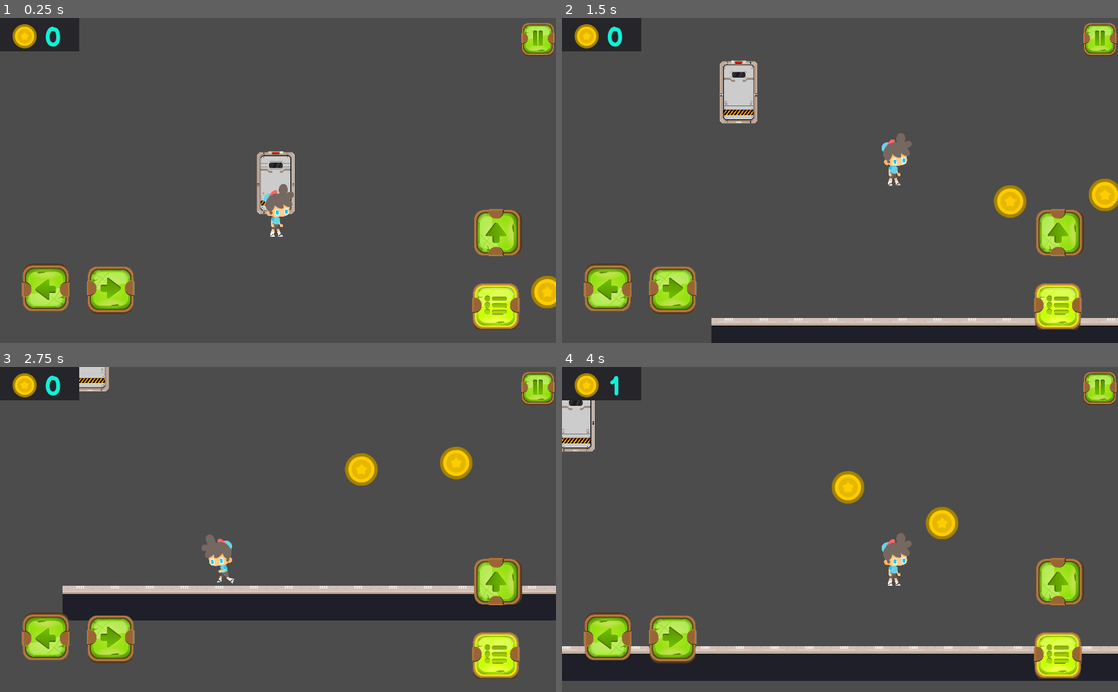
Above: before the commit, frames 1-4 (two rows, left to right).
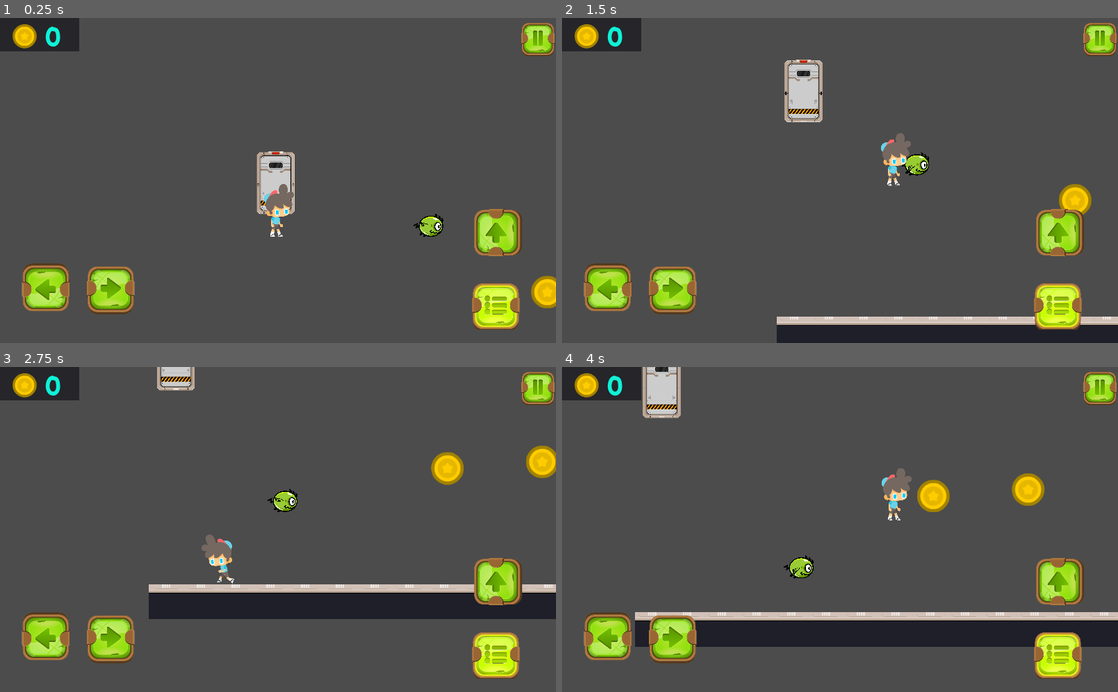
Above: after the commit, the same moments.

Repository: Sarath191181208/Covid-19
Game: Godot game, scene res://scenes/leve3.tscn
Same seed, same stepped clock (60 frames per second), same inputs: the game is played once before the commit and once after it. This scene is started directly instead of the project's main scene.
Inputs:
- Up to frame 1 (0.25 s): no input
- Up to frame 2 (1.5 s): hold D (right) from 0.53 s (still down); tap Shift (fire) at 0.6, 1.35 s; tap Up (jump) at 0.77 s
- Up to frame 3 (2.75 s): tap Up (jump) at 1.52 s; release D (right) at 2.03 s; hold A (left) from 2.03 s (still down); tap Shift (fire) at 2.1 s
- Up to frame 4 (4 s): release A (left) at 2.78 s; hold D (right) from 2.78 s (still down); tap Shift (fire) at 2.85, 3.6 s; tap Up (jump) at 3.02, 3.77 s

The runs differ from the first frame. In frame 1, 0.2% of the frame differs, in the area x 74-80%, y 60-68%; in frame 2, 5.9%; in frame 3, 5.5%; in frame 4, 22%, in the area x 0-100%, y 0-97%.

Commit message:
added a lot of things

Diff:
--- /dev/null
+++ b/Assets/Animations/follow_rocket.tres
@@ -0,0 +1,42 @@
+[gd_resource type="SpriteFrames" load_steps=23 format=2]
+
+[ext_resource path="res://Assets/png/tank/tile042.png" type="Texture" id=1]
+[ext_resource path="res://Assets/png/tank/tile048.png" type="Texture" id=2]
+[ext_resource path="res://Assets/png/tank/tile049.png" type="Texture" id=3]
+[ext_resource path="res://Assets/png/tank/tile041.png" type="Texture" id=4]
+[ext_resource path="res://Assets/png/tank/tile050.png" type="Texture" id=5]
+[ext_resource path="res://Assets/png/tank/tile051.png" type="Texture" id=6]
+[ext_resource path="res://Assets/png/tank/tile043.png" type="Texture" id=7]
+[ext_resource path="res://Assets/png/tank/tile045.png" type="Texture" id=8]
+[ext_resource path="res://Assets/png/tank/tile046.png" type="Texture" id=9]
+[ext_resource path="res://Assets/png/tank/tile044.png" type="Texture" id=10]
+[ext_resource path="res://Assets/png/tank/tile047.png" type="Texture" id=11]
+[ext_resource path="res://Assets/png/tank/tile054.png" type="Texture" id=12]
+[ext_resource path="res://Assets/png/tank/tile053.png" type="Texture" id=13]
+[ext_resource path="res://Assets/png/tank/tile052.png" type="Texture" id=14]
+[ext_resource path="res://Assets/png/tankDeath/tile004.png" type="Texture" id=15]
+[ext_resource path="res://Assets/png/tankDeath/tile006.png" type="Texture" id=16]
+[ext_resource path="res://Assets/png/tankDeath/tile007.png" type="Texture" id=17]
+[ext_resource path="res://Assets/png/tankDeath/tile010.png" type="Texture" id=18]
+[ext_resource path="res://Assets/png/tankDeath/tile003.png" type="Texture" id=19]
+[ext_resource path="res://Assets/png/tankDeath/tile008.png" type="Texture" id=20]
+[ext_resource path="res://Assets/png/tankDeath/tile009.png" type="Texture" id=21]
+[ext_resource path="res://Assets/png/tankDeath/tile011.png" type="Texture" id=22]
+
+[resource]
+animations = [ {
+"frames": [ ExtResource( 7 ), ExtResource( 10 ), ExtResource( 8 ), ExtResource( 9 ), ExtResource( 11 ), ExtResource( 2 ), ExtResource( 3 ), ExtResource( 5 ), ExtResource( 6 ), ExtResource( 14 ), ExtResource( 13 ), ExtResource( 12 ), ExtResource( 12 ), ExtResource( 13 ), ExtResource( 5 ), ExtResource( 6 ), ExtResource( 5 ), ExtResource( 3 ), ExtResource( 2 ), ExtResource( 11 ), ExtResource( 9 ), ExtResource( 8 ), ExtResource( 10 ), ExtResource( 7 ), ExtResource( 1 ), ExtResource( 4 ) ],
+"loop": true,
+"name": "idle",
+"speed": 5.0
+}, {
+"frames": [ ExtResource( 19 ), ExtResource( 15 ), ExtResource( 16 ), ExtResource( 17 ), ExtResource( 20 ), ExtResource( 21 ), ExtResource( 18 ), ExtResource( 22 ) ],
+"loop": true,
+"name": "death",
+"speed": 5.0
+}, {
+"frames": [ ExtResource( 3 ) ],
+"loop": true,
+"name": "fire",
+"speed": 5.0
+} ]
--- a/project.godot
+++ b/project.godot
@@ -26,7 +26,6 @@
 [display]
 
 window/size/borderless=true
-window/size/fullscreen=true
 window/size/always_on_top=true
 window/stretch/mode="2d"
 window/stretch/aspect="keep"
@@ -83,6 +82,7 @@
 2d_physics/layer_4="Tiles"
 2d_physics/layer_5="items"
 2d_physics/layer_6="attacks"
+2d_physics/layer_7="attackPlayer"
 
 [rendering]
 
--- a/scenes/attack.tscn
+++ b/scenes/attack.tscn
@@ -17,7 +17,7 @@
 [node name="Sprite" type="AnimatedSprite" parent="."]
 frames = ExtResource( 1 )
 animation = "fire"
-frame = 5
+frame = 3
 playing = true
 
 [node name="VisibilityNotifier2D" type="VisibilityNotifier2D" parent="."]
--- /dev/null
+++ b/scenes/attackPlayer.tscn
@@ -0,0 +1,10 @@
+[gd_scene load_steps=2 format=2]
+
+[ext_resource path="res://scenes/attack.tscn" type="PackedScene" id=1]
+
+[node name="attackPlayer" instance=ExtResource( 1 )]
+collision_layer = 64
+collision_mask = 2147483649
+
+[node name="Sprite" parent="." index="1"]
+frame = 5
--- a/scenes/changeScene.gd
+++ b/scenes/changeScene.gd
@@ -1,8 +1,9 @@
 extends Area2D
 
 
+# warning-ignore:unused_argument
 func _on_changeScene_body_entered(body):
+# warning-ignore:return_value_discarded
 	get_tree().change_scene("res://scenes/leve"+str(int(get_tree().current_scene.name)+1) + ".tscn")
-	print("res://scenes/"+str(int(get_tree().current_scene.name)+1) + ".tscn")
 	if Global.unlocked_levels < int(get_tree().current_scene.name)+1 :
 		Global.unlocked_levels += 1
--- a/scenes/enemy.tscn
+++ b/scenes/enemy.tscn
@@ -18,6 +18,7 @@
 scale = Vector2( 0.2, 0.2 )
 frames = ExtResource( 1 )
 animation = "idle"
+frame = 5
 playing = true
 flip_h = true
 
@@ -28,7 +29,7 @@
 [node name="detecting_range" type="Area2D" parent="."]
 modulate = Color( 0.87451, 0.0117647, 0.658824, 1 )
 self_modulate = Color( 0.258824, 0.835294, 0.141176, 1 )
-collision_layer = 0
+collision_layer = 2
 
 [node name="CollisionShape2D" type="CollisionShape2D" parent="detecting_range"]
 modulate = Color( 0.0649147, 0.929688, 0.0581055, 1 )
--- /dev/null
+++ b/scenes/follow_rocket.tscn
@@ -0,0 +1,60 @@
+[gd_scene load_steps=6 format=2]
+
+[ext_resource path="res://scripts/follow_rocket.gd" type="Script" id=1]
+[ext_resource path="res://Assets/Animations/follow_rocket.tres" type="SpriteFrames" id=2]
+
+[sub_resource type="RectangleShape2D" id=1]
+extents = Vector2( 3.09896, 17.2785 )
+
+[sub_resource type="RectangleShape2D" id=4]
+extents = Vector2( 170.024, 24.6947 )
+
+[sub_resource type="RectangleShape2D" id=3]
+extents = Vector2( 19.2001, 19.9271 )
+
+[node name="follow_rocket" type="KinematicBody2D"]
+scale = Vector2( 2, 2 )
+collision_layer = 4
+collision_mask = 33
+script = ExtResource( 1 )
+
+[node name="collissioinshape" type="CollisionShape2D" parent="."]
+scale = Vector2( 0.3, 1 )
+shape = SubResource( 1 )
+
+[node name="attackRange" type="Area2D" parent="."]
+collision_layer = 2
+
+[node name="range" type="CollisionShape2D" parent="attackRange"]
+position = Vector2( -158.193, 0.529732 )
+shape = SubResource( 4 )
+
+[node name="Sprite" type="AnimatedSprite" parent="."]
+frames = ExtResource( 2 )
+animation = "idle"
+frame = 18
+playing = true
+
+[node name="Position2D" type="Position2D" parent="."]
+position = Vector2( -33.7277, -9.16059 )
+rotation = -0.00508982
+
+[node name="Timer" type="Timer" parent="."]
+wait_time = 2.0
+autostart = true
+
+[node name="death_range" type="Area2D" parent="."]
+collision_layer = 2
+
+[node name="CollisionShape2D" type="CollisionShape2D" parent="death_range"]
+position = Vector2( -5.2973, 3.70812 )
+shape = SubResource( 3 )
+
+[node name="timer" type="Timer" parent="."]
+
+[node name="Timer2" type="Timer" parent="."]
+[connection signal="body_entered" from="attackRange" to="." method="_on_attackRange_body_entered"]
+[connection signal="body_exited" from="attackRange" to="." method="_on_attackRange_body_exited"]
+[connection signal="timeout" from="Timer" to="." method="_on_Timer_timeout"]
+[connection signal="body_entered" from="death_range" to="." method="_on_death_range_body_entered"]
+[connection signal="timeout" from="Timer2" to="." method="_on_Timer2_timeout"]
--- a/scenes/leve3.tscn
+++ b/scenes/leve3.tscn
@@ -1,17 +1,46 @@
-[gd_scene load_steps=2 format=2]
+[gd_scene load_steps=5 format=2]
 
 [ext_resource path="res://scenes/leve1.tscn" type="PackedScene" id=1]
+[ext_resource path="res://scenes/follow_rocket.tscn" type="PackedScene" id=2]
+[ext_resource path="res://scenes/movingPlatform.tscn" type="PackedScene" id=3]
+[ext_resource path="res://scenes/playerFollower.tscn" type="PackedScene" id=4]
 
-[node name="leve1" instance=ExtResource( 1 )]
+[node name="leve3" instance=ExtResource( 1 )]
 
 [node name="TileMap" parent="." index="0"]
-tile_data = PoolIntArray( 589824, 1, 0, 589825, 1, 0, 589826 …(322 unchanged characters)… , 1, 0, 589850, 1, 0, 589851, 1, 0, 589858, 1, 0, 589859, 1, 0, 589860, 1, 0, 589861, 1, 0, 589862, 1, 0, 589863, 1, 0, 589864, 1, 0, 589865, 1, 0, 58 …(138 unchanged characters)…
+tile_data = PoolIntArray( 589824, 1, 0, 589825, 1, 0, 589826 …(322 unchanged characters)… , 1, 0, 589850, 1, 0, 589851, 1, 0, 589863, 1, 0, 589864, 1, 0, 589865, 1, 0, 58 …(138 unchanged characters)…
 
 [node name="TileMap2" parent="." index="1"]
 position = Vector2( 79.37, -41.2725 )
 
+[node name="playerFollower" parent="Enemies" index="2" instance=ExtResource( 4 )]
+position = Vector2( 358, 244 )
+speed = 2.0
+
 [node name="StaticBody2D" parent="collisions" index="0"]
 position = Vector2( 1968, 360 )
+collision_layer = 8
 
 [node name="CollisionShape2D" parent="collisions/StaticBody2D" index="0"]
 position = Vector2( 0, 0 )
+
+[node name="tanks" type="Node2D" parent="." index="8"]
+
+[node name="follow_rocket" parent="tanks" index="0" instance=ExtResource( 2 )]
+position = Vector2( 1632, 528 )
+
+[node name="movingPlatforms" type="Node2D" parent="." index="9"]
+
+[node name="1" type="Node2D" parent="movingPlatforms" index="0"]
+position = Vector2( 2120.62, 144.063 )
+
+[node name="movingPlatform" parent="movingPlatforms/1" index="0" instance=ExtResource( 3 )]
+
+[node name="movingPlatform2" parent="movingPlatforms/1" index="1" instance=ExtResource( 3 )]
+position = Vector2( 63.3765, -0.0632629 )
+
+[node name="movingPlatform3" parent="movingPlatforms/1" index="2" instance=ExtResource( 3 )]
+position = Vector2( 127.376, -0.0632629 )
+
+[node name="movingPlatform4" parent="movingPlatforms/1" index="3" instance=ExtResource( 3 )]
+position = Vector2( 191.376, -0.0632629 )
--- a/scenes/player.tscn
+++ b/scenes/player.tscn
@@ -23,6 +23,14 @@
 [node name="player" type="KinematicBody2D"]
 collision_mask = 16
 script = ExtResource( 2 )
+
+[node name="AnimatedSprite" type="AnimatedSprite" parent="."]
+position = Vector2( 30, 0 )
+scale = Vector2( 0.199, 0.2 )
+frames = ExtResource( 1 )
+animation = "Idle"
+frame = 9
+playing = true
 
 [node name="Camera2D" type="Camera2D" parent="."]
 scale = Vector2( 0.199, 0.2 )
@@ -65,16 +73,9 @@
 [node name="Position2D" type="Position2D" parent="."]
 position = Vector2( 10, 0 )
 
-[node name="AnimatedSprite" type="AnimatedSprite" parent="."]
-position = Vector2( 30, 0 )
-scale = Vector2( 0.199, 0.2 )
-frames = ExtResource( 1 )
-animation = "Idle"
-playing = true
-
 [node name="CollisionShape2D" type="CollisionShape2D" parent="."]
-position = Vector2( -4, 2 )
-shape = SubResource( 3 )
+modulate = Color( 0.858824, 0.0313726, 0.0313726, 1 )
+shape = SubResource( 1 )
 
 [node name="pause_screen" type="CanvasLayer" parent="."]
 pause_mode = 2
--- /dev/null
+++ b/scenes/playerFollower.tscn
@@ -0,0 +1,65 @@
+[gd_scene load_steps=12 format=2]
+
+[ext_resource path="res://Assets/png/flyingEnemies/flying/frame-2.png" type="Texture" id=1]
+[ext_resource path="res://Assets/png/flyingEnemies/flying/frame-1.png" type="Texture" id=2]
+[ext_resource path="res://Assets/png/flyingEnemies/flying/frame-4.png" type="Texture" id=3]
+[ext_resource path="res://Assets/png/flyingEnemies/got hit/frame-1.png" type="Texture" id=4]
+[ext_resource path="res://Assets/png/flyingEnemies/flying/frame-3.png" type="Texture" id=5]
+[ext_resource path="res://Assets/png/flyingEnemies/got hit/frame-2.png" type="Texture" id=6]
+[ext_resource path="res://scripts/playerFollower.gd" type="Script" id=7]
+
+[sub_resource type="SpriteFrames" id=1]
+animations = [ {
+"frames": [ ExtResource( 2 ), ExtResource( 1 ), ExtResource( 5 ), ExtResource( 3 ) ],
+"loop": true,
+"name": "flying",
+"speed": 5.0
+}, {
+"frames": [ ExtResource( 4 ), ExtResource( 6 ) ],
+"loop": true,
+"name": "hit",
+"speed": 5.0
+} ]
+
+[sub_resource type="CircleShape2D" id=2]
+radius = 21.0754
+
+[sub_resource type="CircleShape2D" id=3]
+radius = 342.626
+
+[sub_resource type="CircleShape2D" id=4]
+
+[node name="playerFollower" type="KinematicBody2D"]
+collision_layer = 4
+collision_mask = 41
+script = ExtResource( 7 )
+
+[node name="AnimatedSprite" type="AnimatedSprite" parent="."]
+scale = Vector2( 0.05, 0.05 )
+frames = SubResource( 1 )
+animation = "flying"
+playing = true
+
+[node name="Position2D" type="Position2D" parent="."]
+
+[node name="kill_range" type="Area2D" parent="."]
+collision_layer = 2
+
+[node name="CollisionShape2D" type="CollisionShape2D" parent="kill_range"]
+shape = SubResource( 2 )
+
+[node name="detection_range" type="Area2D" parent="."]
+collision_layer = 2
+
+[node name="CollisionShape2D" type="CollisionShape2D" parent="detection_range"]
+shape = SubResource( 3 )
+
+[node name="CollisionShape2D" type="CollisionShape2D" parent="."]
+shape = SubResource( 4 )
+
+[node name="timer" type="Timer" parent="."]
+
+[node name="Timer2" type="Timer" parent="."]
+[connection signal="body_entered" from="detection_range" to="." method="_on_detection_range_body_entered"]
+[connection signal="body_exited" from="detection_range" to="." method="_on_detection_range_body_exited"]
+[connection signal="timeout" from="Timer2" to="." method="_on_Timer_timeout"]
--- a/scripts/attack.gd
+++ b/scripts/attack.gd
@@ -16,7 +16,6 @@
 func _on_VisibilityNotifier2D_screen_exited():
 	queue_free()
 
-
 func _on_attack_body_entered(body):
 	# goes to the body entered and checks for function got shot
 	body.got_shot()
--- a/scripts/enemy.gd
+++ b/scripts/enemy.gd
@@ -59,11 +59,14 @@
 	timer.start()
 
 func turnoff():
+
 	$death_range.set_collision_layer_bit(1,false)
 	$death_range.set_collision_mask_bit(0,false)
 	set_collision_layer_bit(3,false)
-	$detecting_range.queue_free()
-	$detecting_range/CollisionShape2D.queue_free()
+	set_collision_mask_bit(5,false)
+	if $detecting_range != null :
+		$detecting_range.queue_free()
+		$detecting_range/CollisionShape2D.queue_free()
 	$AnimatedSprite.play("dead")
 # warning-ignore:unused_argument
 
--- /dev/null
+++ b/scripts/follow_rocket.gd
@@ -0,0 +1,72 @@
+extends KinematicBody2D
+var player = null
+const FIREBALL = preload("res://scenes/attackPlayer.tscn")
+const LOOT = preload("res://scenes/coin.tscn")
+var gotShot = false
+
+func got_shot():
+		if player != null :
+			turnoff()
+# warning-ignore:return_value_discarded
+		$timer.connect("timeout", self, "queue_free")
+		$timer.set_wait_time(1.4)
+		$timer.start()
+		$Sprite.play("death")
+		gotShot = true
+		$Timer2.set_wait_time(1.4)
+		$Timer2.start()
+
+
+func fire():
+	if player != null:
+		var fireball = FIREBALL.instance()
+		fireball.position = $Position2D.global_position
+		if $Sprite.flip_h == true:
+			fireball.changingDirection(1)
+		else:
+			fireball.changingDirection(-1)
+		get_parent().get_parent().add_child(fireball)
+		$Timer.set_wait_time(2)
+		$Timer.start()
+
+
+func turnoff():
+	player = null
+	$death_range.set_collision_layer_bit(1,false)
+	$death_range.set_collision_mask_bit(0,false)
+	set_collision_layer_bit(3,false)
+	set_collision_mask_bit(5,false)
+	$attackRange.queue_free()
+	$attackRange/range.queue_free()
+	$Sprite.play("dead")
+
+func _on_Timer_timeout():
+	if player != null:
+		fire()
+
+
+func _on_attackRange_body_entered(body):
+	if body != self and gotShot == false :
+		player = body
+		$Sprite.play("fire")
+
+# warning-ignore:unused_argument
+func _on_attackRange_body_exited(body):
+	player = null
+	if gotShot == false :
+		$Sprite.play("idle")
+	else:
+		$Sprite.play("dead")
+
+
+func _on_Timer2_timeout():
+	var loot = LOOT.instance()
+	loot.moreLoot()
+	get_parent().add_child(loot)
+	loot.position = $Position2D.global_position
+
+
+# warning-ignore:unused_argument
+func _on_death_range_body_entered(body):
+# warning-ignore:return_value_discarded
+	get_tree().change_scene("res://scenes/levelSelector.tscn")
--- a/scripts/global.gd
+++ b/scripts/global.gd
@@ -1,4 +1,3 @@
 extends Node
-
 var levels = []
 var unlocked_levels = 1
--- a/scripts/player.gd
+++ b/scripts/player.gd
@@ -53,9 +53,6 @@
 #Adding gravity to player this function runs about 60 times per second
 # 	=> body accelerates due to continious change in velocity
 	velocity.y = velocity.y + GRAVITY
-
-
-
 	velocity = move_and_slide_with_snap(velocity,snap * 64 ,Vector2.UP)
 	velocity.x = lerp(velocity.x , 0 , 0.2)
 
@@ -69,9 +66,8 @@
 # when collided with enemy restarting the scene
 	get_tree().change_scene("res://scenes/leve1.tscn")
 
-
-
-
+func got_shot():
+	get_tree().change_scene("res://scenes/levelSelector.tscn")
 # warning-ignore:unused_argument
 func _on_changeScene_area_entered(area):
 	pass # Replace with function body.
--- /dev/null
+++ b/scripts/playerFollower.gd
@@ -0,0 +1,54 @@
+extends KinematicBody2D
+
+export var speed = 0.8
+var move = Vector2.ZERO
+var player = null
+var gotShot = false
+var LOOT = preload("res://scenes/coin.tscn")
+func _physics_process(delta):
+	move = Vector2.ZERO
+	if player != null :
+		move = position.direction_to(player.position) * speed
+	else:
+		move = Vector2.ZERO
+	move = move_and_collide(move)
+
+func got_shot():
+		move = Vector2.ZERO
+		if player != null :
+			turnoff()
+		$timer.connect("timeout", self, "queue_free")
+		$timer.set_wait_time(0.5)
+		$timer.start()
+		$AnimatedSprite.play("hit")
+		gotShot = true
+		$Timer2.set_wait_time(0.5)
+		$Timer2.start()
+func turnoff():
+	player = null
+	$kill_range.set_collision_layer_bit(1,false)
+	$kill_range.set_collision_mask_bit(0,false)
+	set_collision_layer_bit(3,false)
+	set_collision_mask_bit(5,false)
+	$detection_range.queue_free()
+	$detection_range/CollisionShape2D.queue_free()
+	$AnimatedSprite.play("hit")
+
+func _on_detection_range_body_entered(body):
+	if body != self and gotShot == false :
+		player = body
+
+
+func _on_detection_range_body_exited(body):
+	player = null
+	if gotShot == false :
+		$AnimatedSprite.play("flying")
+	else:
+		$AnimatedSprite.play("hit")
+
+
+func _on_Timer_timeout():
+	var loot = LOOT.instance()
+	loot.moreLoot()
+	get_parent().add_child(loot)
+	loot.position = $Position2D.global_position
Binary file added: Assets/healthBar/health.png
Not shown, added: Assets/healthBar/health.png.import
Binary file added: Assets/healthBar/healthBar_full.png
Not shown, added: Assets/healthBar/healthBar_full.png.import
Binary file added: Assets/healthBar/healthBar_hidden.png
Not shown, added: Assets/healthBar/healthBar_hidden.png.import
Binary file added: Assets/png/fireball/rocket1-removebg-preview.png
Not shown, added: Assets/png/fireball/rocket1-removebg-preview.png.import
Binary file added: Assets/png/fireball/rocket1.png
Not shown, added: Assets/png/fireball/rocket1.png.import
Binary file added: Assets/png/flyingEnemies/flying/frame-1.png
Not shown, added: Assets/png/flyingEnemies/flying/frame-1.png.import
(and 158 more such lines)
